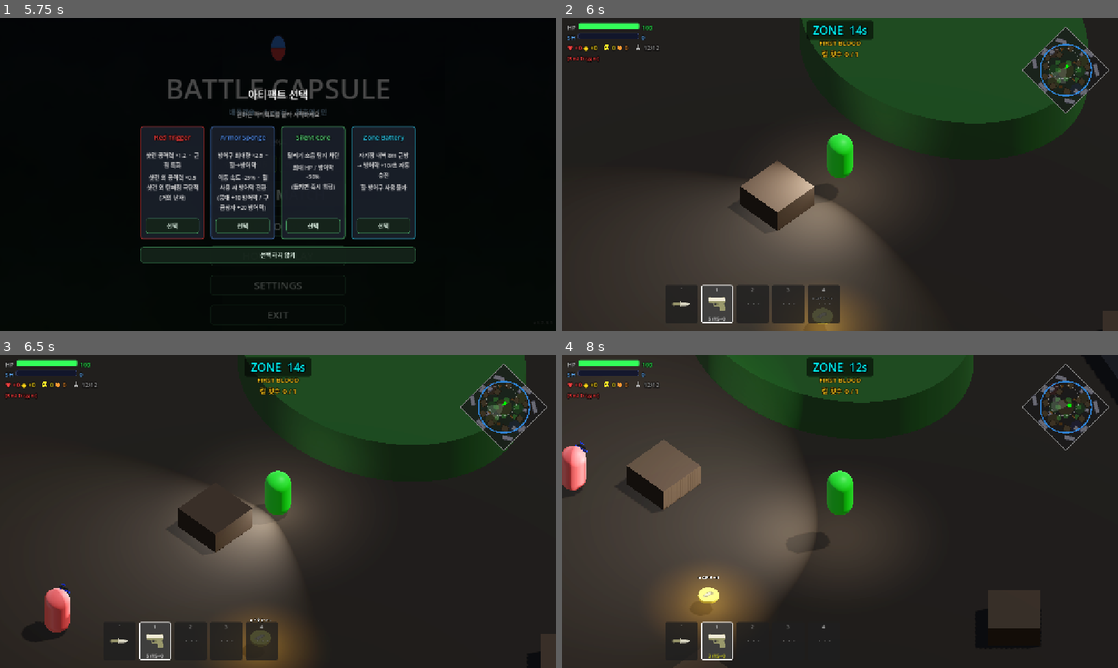
Above: before the commit, frames 1-4 (two rows, left to right).
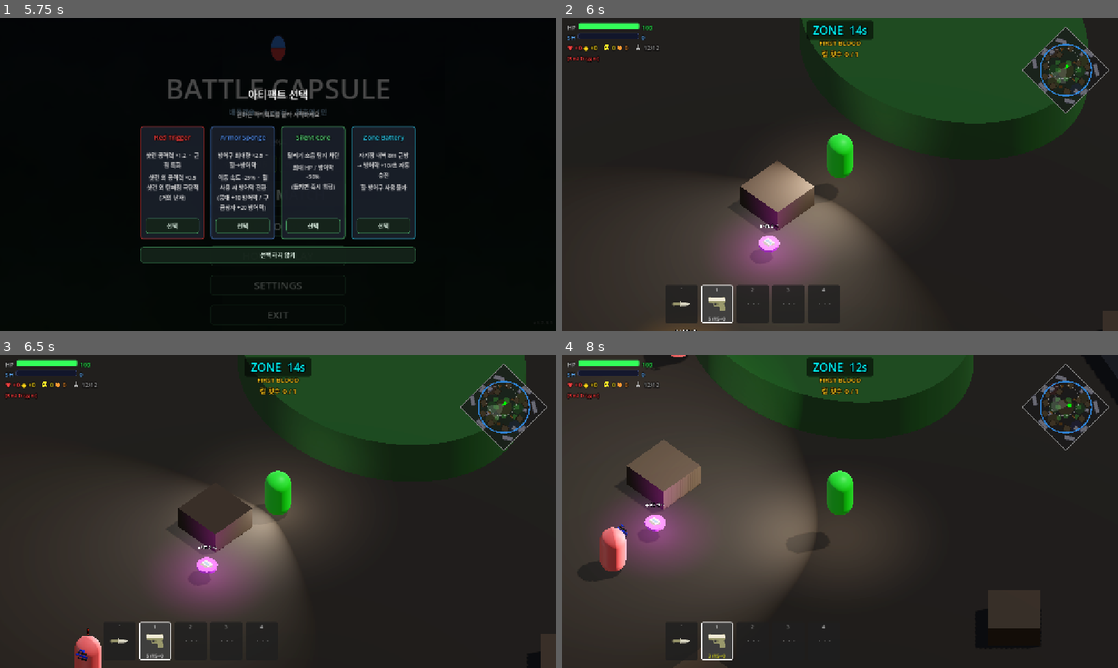
Above: after the commit, the same moments.

Repository: Kyulhee/battle-capsule
Game: Godot game, scene res://src/Main.tscn
Same seed, same stepped clock (60 frames per second), same inputs: the game is played once before the commit and once after it.
Inputs (mouse positions are in pixels of both pictures, inside the frame that each line leads up to):
- Up to frame 1 (5.75 s): click "START MATCH" at 0.5 s; click "START MATCH" at 1.25 s; click "쉬움" at 2 s; click "보통" at 2.75 s; click "어려움" at 3.5 s; click "지옥" at 4.25 s; click "RECORDS" at 5 s
- Up to frame 2 (6 s): click "선택" at 5.75 s
- Up to frame 3 (6.5 s): no input
- Up to frame 4 (8 s): tap Enter at 6.5 s; move the mouse to (962, 495) at 6.52 s; press the mouse at (962, 495) at 6.53 s; hold D (ui_right) 6.53-7.28 s; tap Space at 6.77, 7.52 s; move the mouse to (728, 527) at 7.27 s; release the mouse at (728, 527) at 7.28 s; hold S (ui_down) from 7.28 s (still down); tap Q (heal) at 7.35 s

Frame 1 is identical in both runs. In frame 2, 3.2% of the frame differs, in the area x 19-56%, y 57-100%; in frame 3, 4.6%; in frame 4, 5.9%, in the area x 0-35%, y 0-91%.

Commit message:
refactor: split loot spawn calculations

Diff:
--- a/src/Main.gd
+++ b/src/Main.gd
@@ -52,6 +52,7 @@
 var consumable_templates: Array[ItemData] = []
 
 var loot_hotspots: Array[Dictionary] = []
+var loot_spawner = null
 var _spawn_positions: Array = []
 
 var zone = null
@@ -84,6 +85,7 @@
 const GameConfigScript = preload("res://src/core/GameConfig.gd")
 const DebugFlagsScript = preload("res://src/core/DebugFlags.gd")
 const DebugOverlayScript = preload("res://src/ui/DebugOverlay.gd")
+const LootSpawnerScript = preload("res://src/core/LootSpawner.gd")
 const MissionTrackerScript = preload("res://src/core/MissionTracker.gd")
 const ZoneControllerScript = preload("res://src/core/ZoneController.gd")
 
@@ -111,6 +113,7 @@
 
 func _ready():
 	process_mode = Node.PROCESS_MODE_ALWAYS
+	loot_spawner = LootSpawnerScript.new()
 	asset_catalog = AssetCatalogScript.new()
 	asset_catalog.load_or_default()
 	_configure_asset_catalog()
@@ -745,6 +748,8 @@
 	bot_count = max(0, int(game_config.match_value("bot_count", bot_count)))
 	loot_count = max(0, int(game_config.match_value("loot_count", loot_count)))
 	spawn_radius = maxf(1.0, float(game_config.match_value("spawn_radius", spawn_radius)))
+	if loot_spawner and loot_spawner.has_method("configure_count"):
+		loot_spawner.configure_count(loot_count)
 	zone_wait_time = maxf(1.0, float(game_config.zone_value("wait_time", zone_wait_time)))
 	zone_shrink_time = maxf(1.0, float(game_config.zone_value("shrink_time", zone_shrink_time)))
 	zone_damage = maxf(0.0, float(game_config.zone_value("damage_per_second", zone_damage)))
@@ -817,6 +822,8 @@
 		bot_count = max(0, int(lower.get_slice("=", 1)))
 	elif lower.begins_with("loot_count="):
 		loot_count = max(0, int(lower.get_slice("=", 1)))
+		if loot_spawner and loot_spawner.has_method("configure_count"):
+			loot_spawner.configure_count(loot_count)
 	elif lower.begins_with("spawn_radius="):
 		spawn_radius = maxf(1.0, float(lower.get_slice("=", 1)))
 
@@ -949,53 +956,30 @@
 
 func _register_loot_hotspots():
 	loot_hotspots.clear()
-	if not map_spec:
+	if not loot_spawner or not map_spec:
 		return
-	for poi in map_spec.pois:
-		var poi_pos = poi.get("pos", [0.0, 0.0])
-		loot_hotspots.append({
-			"pos": Vector2(float(poi_pos[0]), float(poi_pos[1])),
-			"radius": maxf(float(poi.get("radius", 8.0)), 2.0),
-			"density": clampf(float(poi.get("item_density", 0.5)), 0.05, 1.5),
-			"rare_bias": clampf(float(poi.get("rare_bias", 0.0)), 0.0, 1.0),
-			"role": String(poi.get("role", "")),
-		})
+	loot_spawner.register_from_map_spec(map_spec)
+	loot_hotspots = loot_spawner.hotspots.duplicate(true)
 
 func _choose_loot_hotspot() -> Dictionary:
-	var total_weight = 0.0
+	return loot_spawner.choose_hotspot() if loot_spawner else {}
+
+func _random_loot_pos(hotspot: Dictionary) -> Vector2:
+	if not loot_spawner:
+		return hotspot.get("pos", Vector2.ZERO)
+	return loot_spawner.random_position(hotspot, Callable(self, "_is_clear_of_obstacles"))
+
+func _spawn_initial_loot():
+	if not loot_spawner or not loot_spawner.has_hotspots(): return
 	for hotspot in loot_hotspots:
-		total_weight += maxf(float(hotspot.get("density", 1.0)), 0.05)
-	var ticket = randf() * total_weight
-	for hotspot in loot_hotspots:
-		ticket -= maxf(float(hotspot.get("density", 1.0)), 0.05)
-		if ticket <= 0.0:
-			return hotspot
-	return loot_hotspots[loot_hotspots.size() - 1]
-
-func _random_loot_pos(hotspot: Dictionary) -> Vector2:
-	var center: Vector2 = hotspot.get("pos", Vector2.ZERO)
-	var spread = minf(maxf(float(hotspot.get("radius", 8.0)) * 0.6, 3.0), 11.0)
-	for _attempt in range(10):
-		var angle = randf() * TAU
-		var dist = randf_range(0.0, spread)
-		var candidate = center + Vector2(cos(angle), sin(angle)) * dist
-		if _is_clear_of_obstacles(candidate, 1.0):
-			return candidate
-	return center
-
-func _spawn_initial_loot():
-	if loot_hotspots.is_empty(): return
-	for hotspot in loot_hotspots:
-		var density = float(hotspot.get("density", 0.5))
-		var rare_bias = float(hotspot.get("rare_bias", 0.0))
-		var weapon_chance = clampf(0.01 + density * 0.045 + rare_bias * 0.035, 0.02, 0.08)
+		var weapon_chance = loot_spawner.initial_weapon_chance(hotspot)
 		if not weapon_templates.is_empty() and randf() < weapon_chance:
 			var pickup = pickup_scene.instantiate()
 			$Loot.add_child(pickup)
 			var sp = _random_loot_pos(hotspot)
 			pickup.global_position = Vector3(sp.x, 0.5, sp.y)
 			pickup.init(weapon_templates[randi() % weapon_templates.size()].duplicate(true))
-		var consumable_count = int(clamp(round(1.0 + density * 2.5), 2.0, 5.0))
+		var consumable_count = loot_spawner.initial_consumable_count(hotspot)
 		for _i in range(consumable_count):
 			if consumable_templates.is_empty(): break
 			var pickup = pickup_scene.instantiate()
@@ -1018,7 +1002,7 @@
 	return true
 
 func spawn_loot(prob: float, count_mult: int = 1):
-	var total_to_spawn = int(loot_count * prob * count_mult)
+	var total_to_spawn = loot_spawner.spawn_count(prob, count_mult) if loot_spawner else int(loot_count * prob * count_mult)
 	if total_to_spawn <= 0 or loot_hotspots.is_empty(): return
 	for i in range(total_to_spawn):
 		var hotspot = _choose_loot_hotspot()
--- /dev/null
+++ b/src/core/LootSpawner.gd
@@ -0,0 +1,61 @@
+class_name LootSpawner
+extends RefCounted
+
+var loot_count: int = 40
+var hotspots: Array[Dictionary] = []
+
+func configure_count(value: int) -> void:
+	loot_count = max(0, value)
+
+func register_from_map_spec(map_spec) -> void:
+	hotspots.clear()
+	if not map_spec:
+		return
+	for poi in map_spec.pois:
+		var poi_pos = poi.get("pos", [0.0, 0.0])
+		hotspots.append({
+			"pos": Vector2(float(poi_pos[0]), float(poi_pos[1])),
+			"radius": maxf(float(poi.get("radius", 8.0)), 2.0),
+			"density": clampf(float(poi.get("item_density", 0.5)), 0.05, 1.5),
+			"rare_bias": clampf(float(poi.get("rare_bias", 0.0)), 0.0, 1.0),
+			"role": String(poi.get("role", "")),
+		})
+
+func has_hotspots() -> bool:
+	return not hotspots.is_empty()
+
+func spawn_count(prob: float, count_mult: int = 1) -> int:
+	return max(0, int(loot_count * prob * count_mult))
+
+func initial_weapon_chance(hotspot: Dictionary) -> float:
+	var density = float(hotspot.get("density", 0.5))
+	var rare_bias = float(hotspot.get("rare_bias", 0.0))
+	return clampf(0.01 + density * 0.045 + rare_bias * 0.035, 0.02, 0.08)
+
+func initial_consumable_count(hotspot: Dictionary) -> int:
+	var density = float(hotspot.get("density", 0.5))
+	return int(clamp(round(1.0 + density * 2.5), 2.0, 5.0))
+
+func choose_hotspot() -> Dictionary:
+	if hotspots.is_empty():
+		return {}
+	var total_weight = 0.0
+	for hotspot in hotspots:
+		total_weight += maxf(float(hotspot.get("density", 1.0)), 0.05)
+	var ticket = randf() * total_weight
+	for hotspot in hotspots:
+		ticket -= maxf(float(hotspot.get("density", 1.0)), 0.05)
+		if ticket <= 0.0:
+			return hotspot
+	return hotspots[hotspots.size() - 1]
+
+func random_position(hotspot: Dictionary, clear_check: Callable = Callable()) -> Vector2:
+	var center: Vector2 = hotspot.get("pos", Vector2.ZERO)
+	var spread = minf(maxf(float(hotspot.get("radius", 8.0)) * 0.6, 3.0), 11.0)
+	for _attempt in range(10):
+		var angle = randf() * TAU
+		var dist = randf_range(0.0, spread)
+		var candidate = center + Vector2(cos(angle), sin(angle)) * dist
+		if not clear_check.is_valid() or bool(clear_check.call(candidate, 1.0)):
+			return candidate
+	return center
--- a/src/ui/DebugOverlay.gd
+++ b/src/ui/DebugOverlay.gd
@@ -66,6 +66,8 @@
 			int(main_ref.loot_count),
 			float(main_ref.spawn_radius)
 		])
+		if main_ref.loot_spawner != null:
+			lines.append("loot_hotspots=%d" % int(main_ref.loot_spawner.hotspots.size()))
 		if main_ref.asset_catalog != null and main_ref.asset_catalog.has_method("summary"):
 			var assets: Dictionary = main_ref.asset_catalog.summary()
 			lines.append("assets a=%d i=%d p=%d c=%d" % [
Not shown, changed: docs/ARCHITECTURE.md
Not shown, changed: docs/DEVLOG.md
